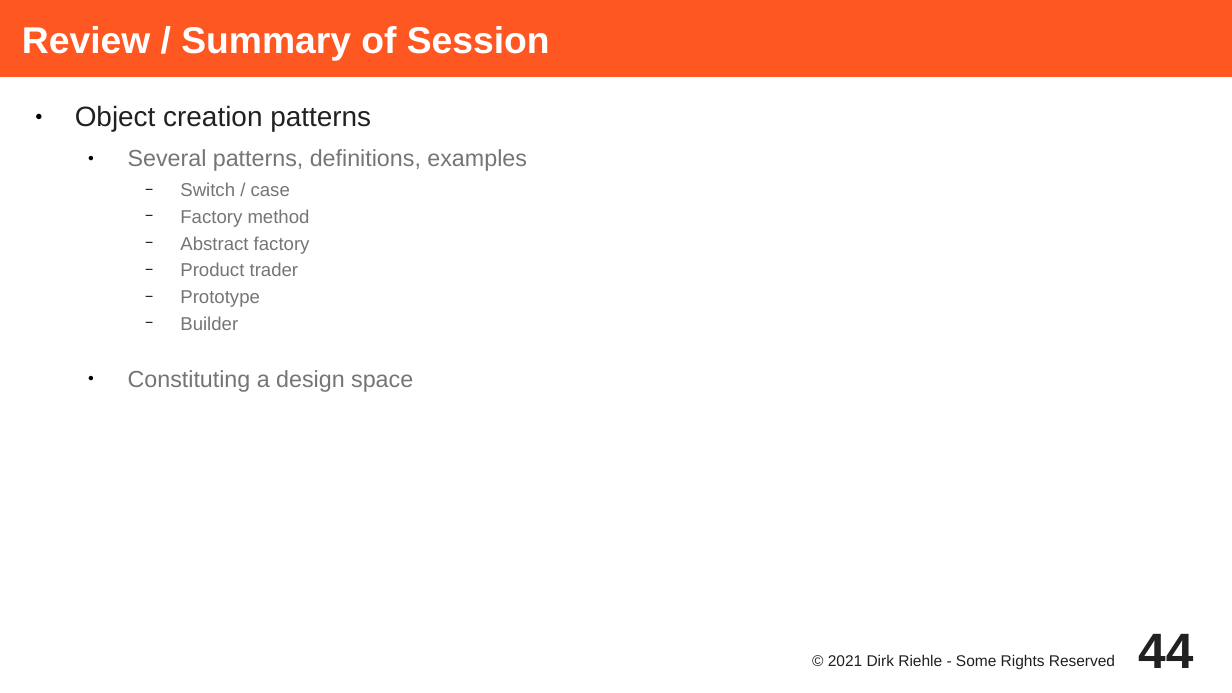
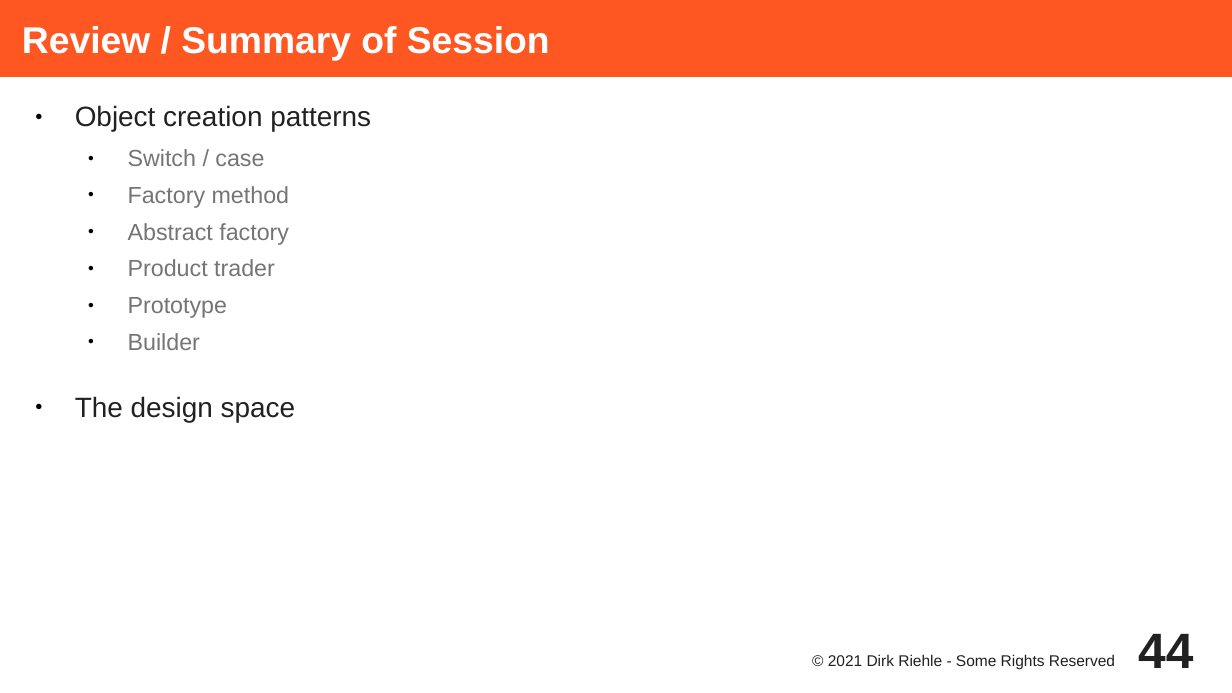
Before and after one commit to dirkriehle/adap-course, a slide deck: slide 44 of Lecture Slides/ADAP C09 - Object Creation.odp. Drawn at 1232x693 pixels with LibreOffice and Linux fonts; fonts in the diff are those of the drawing. Boxes give left, top, right and bottom in pixels: in the first picture for what was removed or moved away, otherwise in the second. Text is boxed around its words. In the diff, an @@ line names an element or a change of style, - is before the commit and + after.

```diff
--- a/Lecture Slides/ADAP C09 - Object Creation.odp
+++ b/Lecture Slides/ADAP C09 - Object Creation.odp
@@ text at [128,149,527,171]: paragraph removed @@
-  ● Several patterns, definitions, examples
@@ text at [128,149,290,350]: size 12 to 15 pt in "Switch / case", "Factory method", "Abstract factory", "Product trader" and 2 more places; bullet − to ●; list level 3 to 2 in "Switch / case"; list level 3 to 2 in "Factory method"; list level 3 to 2 in "Abstract factory"; list level 3 to 2 in "Product trader"; list level 3 to 2 in "Prototype"; list level 3 to 2 in "Builder" @@
@@ text at [75,396,295,422]: text changed; size 15 to 18 pt; text colour #757575 to #212121 @@
-  ● Constituting a design space
+● The design space
```
Also in this commit, not shown: 1 other slide changed, 5 other files.
